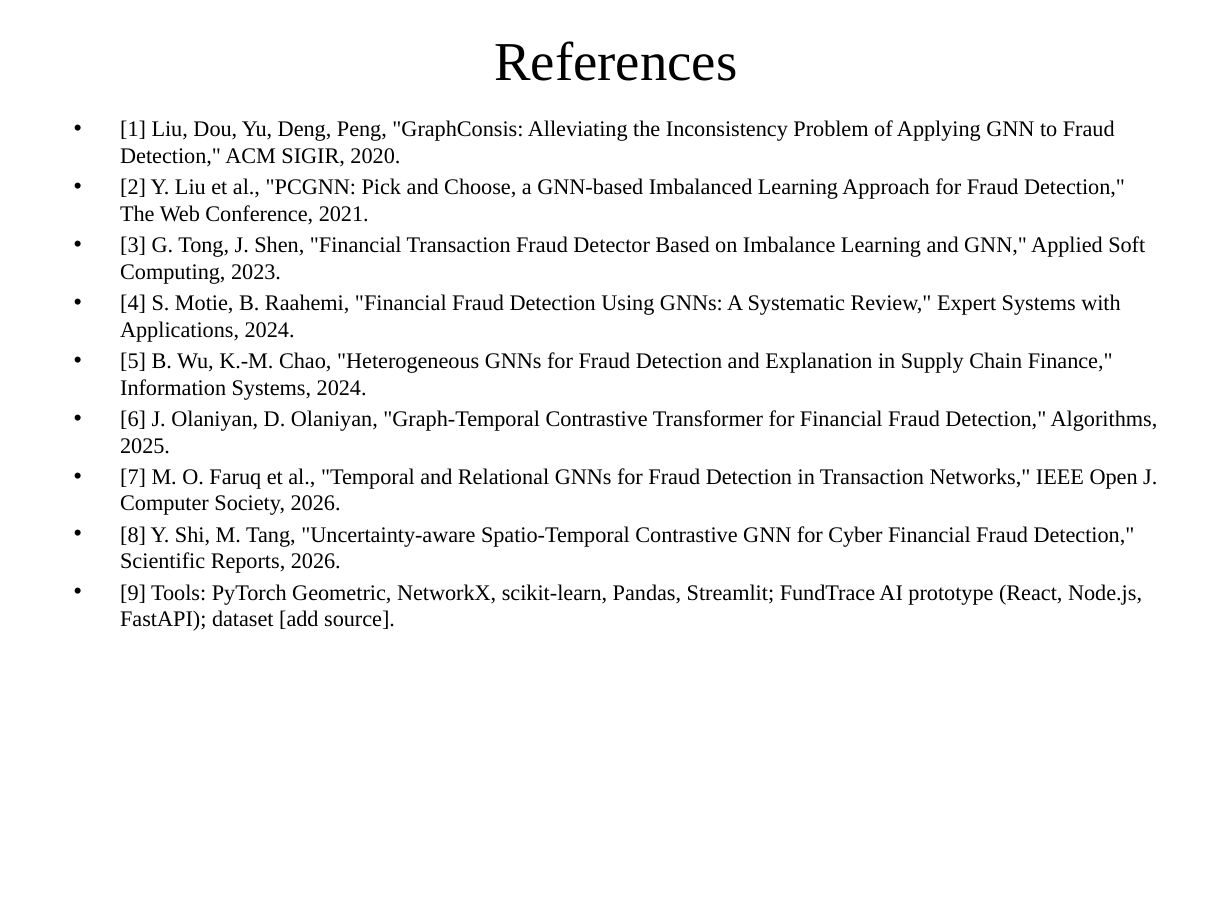
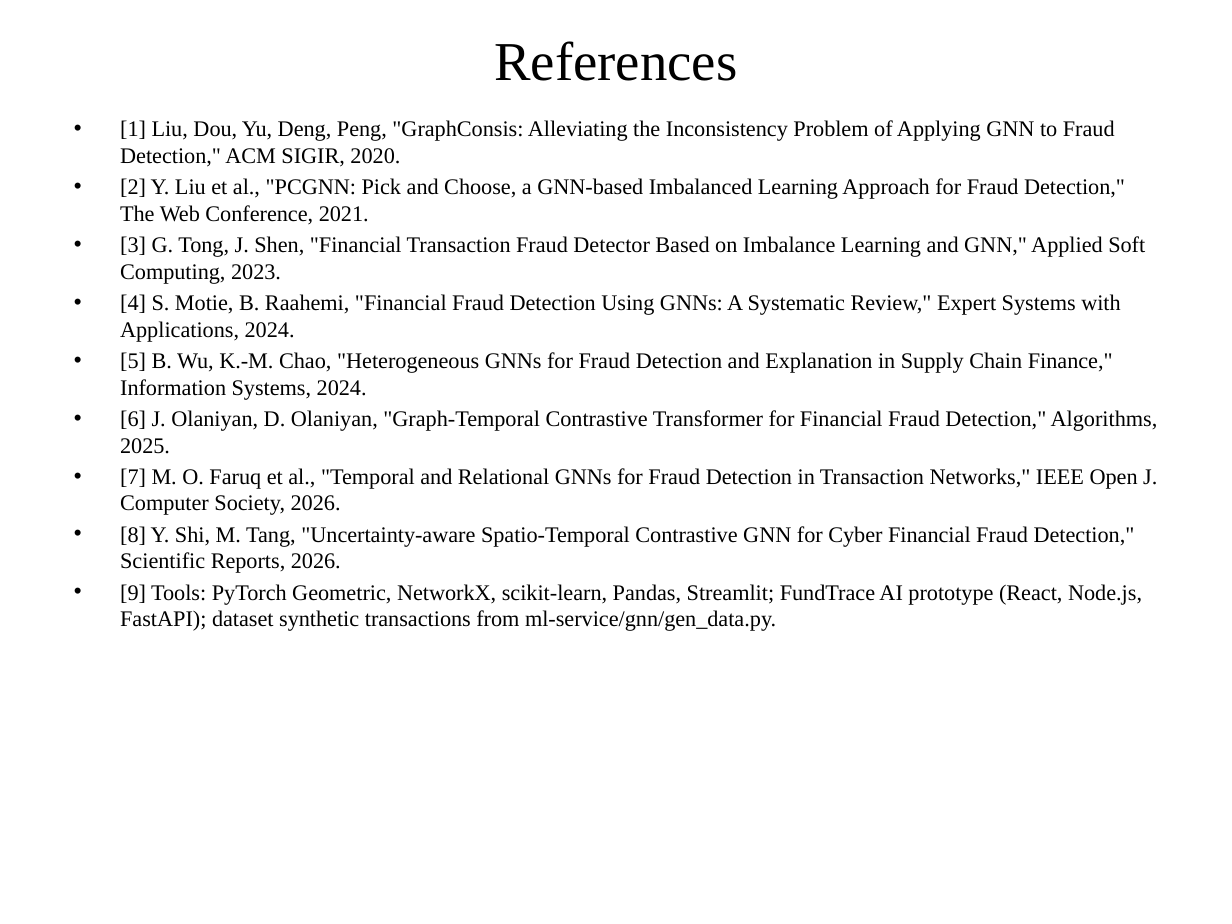
Before and after one commit to ImGhost7/Fraudscope, a slide deck: slide 19 of FraudScope_DL_Project_Implementation.pptx (slide 18 before the commit). Drawn at 1232x924 pixels with LibreOffice and Linux fonts; fonts in the diff are those of the drawing. Boxes give left, top, right and bottom in pixels: in the first picture for what was removed or moved away, otherwise in the second. Text is boxed around its words. In the diff, an @@ line names an element or a change of style, - is before the commit and + after.

```diff
--- a/FraudScope_DL_Project_Implementation.pptx
+++ b/FraudScope_DL_Project_Implementation.pptx
@@ text at box(120, 584, 1142, 631): text changed @@
-• [9] Tools: PyTorch Geometric, NetworkX, scikit-learn, Pandas, Streamlit; FundTrace AI prototype (React, Node.js, FastAPI); dataset [add source].
+• [9] Tools: PyTorch Geometric, NetworkX, scikit-learn, Pandas, Streamlit; FundTrace AI prototype (React, Node.js, FastAPI); dataset synthetic transactions from ml-service/gnn/gen_data.py.
```
Also in this commit, not shown: 9 other slides changed, 1 slide added, 20 other files.
